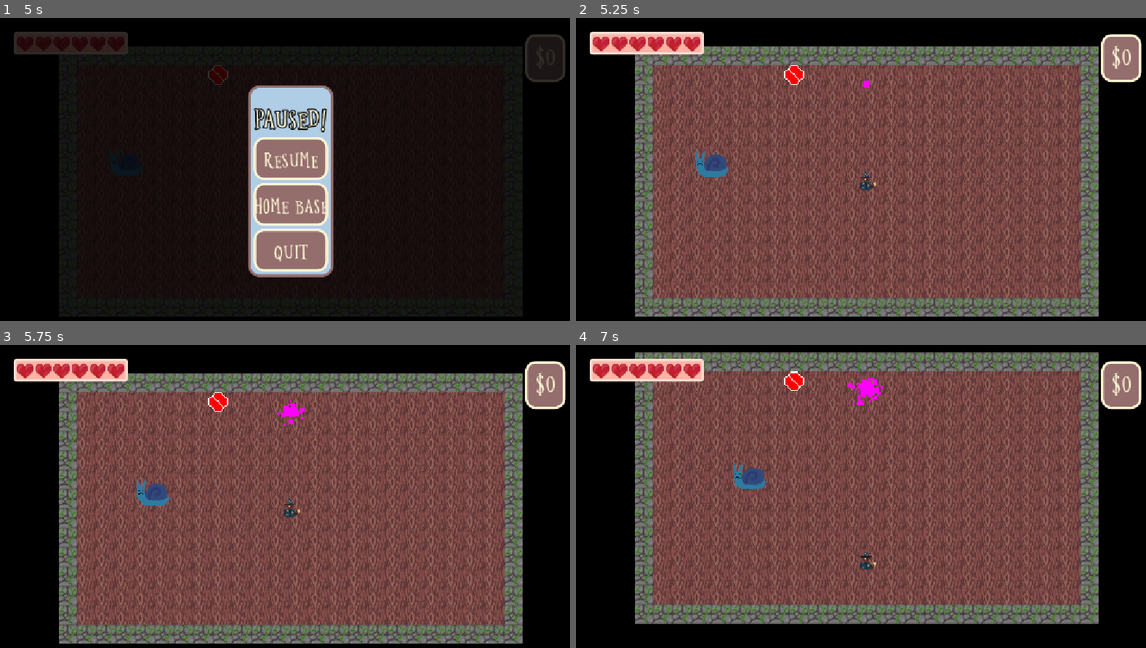
Above: before the commit, frames 1-4 (two rows, left to right).
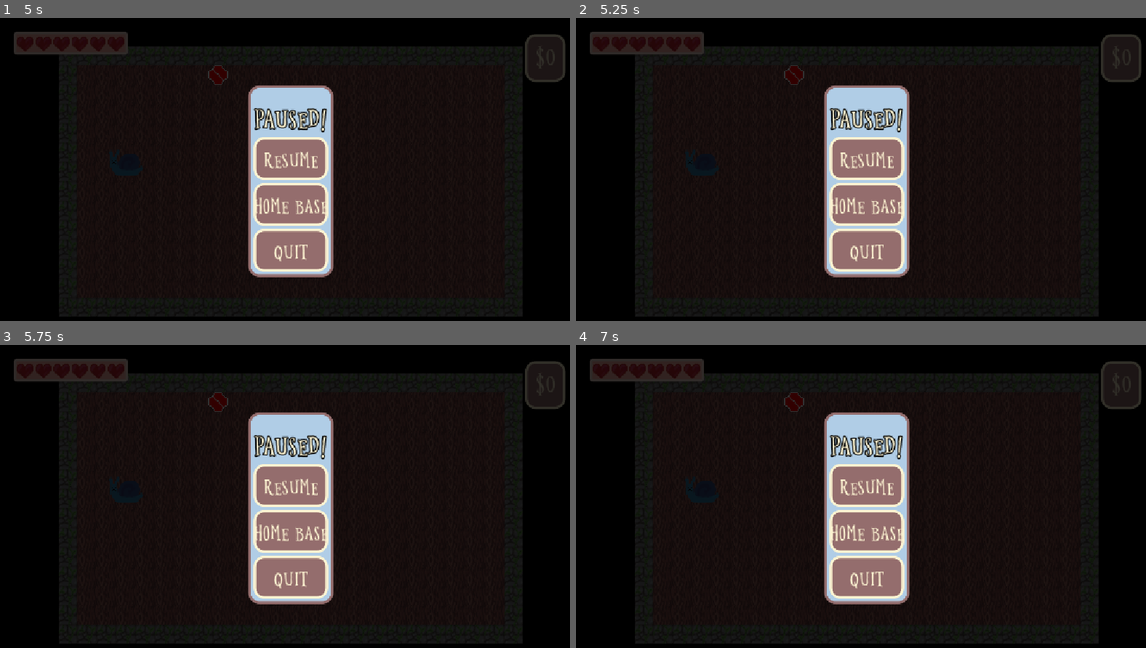
Above: after the commit, the same moments.

Repository: teganmy/wizard-cat-cat-wizard
Game: Godot game, scene res://levels/home_base.tscn
The game is run twice, just before and just after one commit, with the same random seed, the same clock (stepped at 60 frames per second) and the same inputs. This scene is started directly instead of the project's main scene.
Inputs (mouse positions are in pixels of both pictures, inside the frame that each line leads up to):
- Up to frame 1 (5 s): tap Enter (confirm_button) at 0.5, 0.6, 1.25, 2, 2.75, 3.5, 3.6 s; move the mouse to (416, 166) at 0.52 s; hold Right (player_right) 0.53-1.28 s; move the mouse to (176, 196) at 1.27 s; hold Down (player_down) 1.28-2.03 s; tap Space (fire) at 1.35, 4.35 s; move the mouse to (347, 108) at 2.02 s; hold Right (player_right) 2.03-2.78 s; tap Shift (player_dodge) at 2.1 s; move the mouse to (262, 248) at 2.77 s; hold W (player_up) 2.78-3.53 s; tap Q (secondary_fire) at 2.85 s; move the mouse to (467, 230) at 3.52 s; hold Left (player_left) from 3.53 s (still down); tap Escape (pause) at 4.15 s; move the mouse to (114, 133) at 4.27 s
- Up to frame 2 (5.25 s): release Left (player_left) at 5 s; click "Resume" at 5 s
- Up to frame 3 (5.75 s): no input
- Up to frame 4 (7 s): click (866, 532) at 5.75 s, where only the run after the commit has a clickable "Home Base"; move the mouse to (895, 508) at 6.52 s; hold Down (player_down) from 6.53 s (still down); tap Shift (player_dodge) at 6.6 s

Frame 1 is identical in both runs. In frame 2, 74% of the frame differs, in the area x 2-100%, y 4-99%; in frame 3, 74%; in frame 4, 75%, in the area x 2-100%, y 2-99%.
Error in both runs: Out of bounds get index '0' (on base: 'Array[String]') (res://save.gd:15)

Commit message:
Added boss life bar

Diff:
--- /dev/null
+++ b/wizard-cat-game/UI/boss_bar.gd
@@ -0,0 +1,45 @@
+extends Control
+
+
+@export var label: Label
+@export var bar: ProgressBar
+
+var connected_health: Health
+var boss_name: String
+var tween: Tween
+
+func _ready() -> void:
+	hide()
+	modulate.a = 0.0
+	get_tree().current_scene.boss_spawned.connect(_on_boss_spawned)
+	get_tree().current_scene.boss_defeated.connect(deactivate)
+
+func _on_boss_spawned(new_name: String, health: Health) -> void:
+	boss_name = new_name
+	connected_health = health
+	activate()
+
+
+func activate() -> void:
+	if connected_health:
+		connected_health.changed.connect(_on_health_changed)
+		bar.max_value = connected_health.max_health
+		bar.value = bar.max_value
+	if boss_name:
+		label.text = boss_name
+	show()
+	if tween and tween.is_running():
+		tween.kill()
+	tween = create_tween()
+	tween.tween_property(self, "modulate:a", 1.0, 1.0)
+
+func deactivate() -> void:
+	if tween and tween.is_running():
+		tween.kill()
+	tween = create_tween()
+	tween.tween_property(self, "modulate:a", 0.0, 1.0)
+	await tween.finished
+	hide()
+
+func _on_health_changed(current: int) -> void:
+	bar.value = current
--- /dev/null
+++ b/wizard-cat-game/UI/boss_bar.tscn
@@ -0,0 +1,42 @@
+[gd_scene format=3 uid="uid://bj1whtrt5egb2"]
+
+[ext_resource type="Script" uid="uid://cabquy35tjyc5" path="res://UI/boss_bar.gd" id="1_sunra"]
+
+[sub_resource type="StyleBoxEmpty" id="StyleBoxEmpty_6j02i"]
+
+[node name="BossBar" type="Control" unique_id=302076886 node_paths=PackedStringArray("label", "bar")]
+layout_mode = 3
+anchors_preset = 15
+anchor_right = 1.0
+anchor_bottom = 1.0
+grow_horizontal = 2
+grow_vertical = 2
+script = ExtResource("1_sunra")
+label = NodePath("CenterContainer/VBoxContainer/Label")
+bar = NodePath("CenterContainer/VBoxContainer/LifeBar")
+
+[node name="CenterContainer" type="CenterContainer" parent="." unique_id=1480518848]
+layout_mode = 1
+anchors_preset = 10
+anchor_right = 1.0
+grow_horizontal = 2
+pivot_offset = Vector2(0.5, 0.5)
+
+[node name="VBoxContainer" type="VBoxContainer" parent="CenterContainer" unique_id=1218973514]
+layout_mode = 2
+
+[node name="Label" type="Label" parent="CenterContainer/VBoxContainer" unique_id=600528816]
+layout_mode = 2
+theme_override_constants/outline_size = 5
+theme_override_font_sizes/font_size = 40
+theme_override_styles/normal = SubResource("StyleBoxEmpty_6j02i")
+text = "BOSS NAME"
+horizontal_alignment = 1
+vertical_alignment = 1
+
+[node name="LifeBar" type="ProgressBar" parent="CenterContainer/VBoxContainer" unique_id=1628077853]
+custom_minimum_size = Vector2(500, 15)
+layout_mode = 2
+max_value = 10.0
+value = 10.0
+show_percentage = false
--- a/wizard-cat-game/UI/hud.gd
+++ b/wizard-cat-game/UI/hud.gd
@@ -1,14 +1,16 @@
 extends Control
 
-@onready var money_label := $MarginContainer/MoneyLabel
+@export var money_label: Label
+@export var tutorial_popup: Popup
+@export var pause_rect: ColorRect
 
 func _ready() -> void:
 	PlayerState.currency_changed.connect(_on_currency_changed)
 	_on_currency_changed(PlayerState.currency)
 	if PlayerState.player_is_new:
-		$TutorialPopup.popup_centered()
+		tutorial_popup.popup_centered()
 		get_tree().set_deferred("paused", true)
-		$PauseRect.show()
+		pause_rect.show()
 		PlayerState.player_is_new = false
 	else:
 		get_tree().current_scene.enter()
@@ -18,5 +20,5 @@
 
 func _on_tutorial_popup_popup_hide() -> void:
 	get_tree().set_deferred("paused", false)
-	$PauseRect.hide()
+	pause_rect.hide()
 	get_tree().current_scene.enter()
--- a/wizard-cat-game/UI/hud.tscn
+++ b/wizard-cat-game/UI/hud.tscn
@@ -7,6 +7,7 @@
 [ext_resource type="Script" uid="uid://cp8f4cqmnbsvk" path="res://UI/pause_menu.gd" id="5_quk1y"]
 [ext_resource type="Script" uid="uid://dq2js0a13n6oc" path="res://components/button_tween.gd" id="6_quk1y"]
 [ext_resource type="Script" uid="uid://bsm781q6jn3fy" path="res://UI/confirm_menu.gd" id="8_i0a73"]
+[ext_resource type="PackedScene" uid="uid://bj1whtrt5egb2" path="res://UI/boss_bar.tscn" id="8_pf7ph"]
 
 [sub_resource type="StyleBoxFlat" id="StyleBoxFlat_quk1y"]
 content_margin_left = 10.0
@@ -57,7 +58,7 @@
 
 [sub_resource type="StyleBoxEmpty" id="StyleBoxEmpty_0j753"]
 
-[node name="HUD" type="Control" unique_id=1381849764]
+[node name="HUD" type="Control" unique_id=1381849764 node_paths=PackedStringArray("money_label", "tutorial_popup", "pause_rect")]
 layout_mode = 3
 anchors_preset = 15
 anchor_right = 1.0
@@ -66,6 +67,9 @@
 grow_vertical = 2
 theme = SubResource("Theme_1m68m")
 script = ExtResource("1_px13d")
+money_label = NodePath("MarginContainer/MoneyLabel")
+tutorial_popup = NodePath("TutorialPopup")
+pause_rect = NodePath("PauseRect")
 
 [node name="MarginContainer" type="MarginContainer" parent="." unique_id=414647905]
 layout_mode = 1
@@ -127,7 +131,7 @@
 offset_left = 10.0
 offset_top = 10.0
 offset_right = 310.0
-offset_bottom = 360.0
+offset_bottom = 310.0
 grow_horizontal = 2
 grow_vertical = 2
 text = "WASD to move
@@ -225,6 +229,10 @@
 active = false
 metadata/_custom_type_script = "uid://dq2js0a13n6oc"
 
+[node name="BossBar" parent="." unique_id=302076886 instance=ExtResource("8_pf7ph")]
+visible = false
+layout_mode = 1
+
 [connection signal="popup_hide" from="TutorialPopup" to="." method="_on_tutorial_popup_popup_hide"]
 [connection signal="pressed" from="PauseMenu/PanelContainer/VBoxContainer/ResumeButton" to="PauseMenu" method="_on_resume_button_pressed"]
 [connection signal="pressed" from="PauseMenu/PanelContainer/VBoxContainer/HomeButton" to="PauseMenu" method="_on_home_button_pressed"]
--- a/wizard-cat-game/enemies/bosses/boss.gd
+++ b/wizard-cat-game/enemies/bosses/boss.gd
@@ -7,6 +7,7 @@
 @export var nav_agent: NavigationAgent2D
 @export var sprite: Sprite2D
 
+var boss_name: String
 var attack_timing: float
 var attacks: Array[BossAttack]
 var move_speed: float
@@ -25,6 +26,7 @@
 signal defeated
 
 func _ready() -> void:
+	boss_name = def.name
 	attack_timing = def.attack_timing
 	attacks = def.attacks
 	move_speed = def.move_speed
@@ -43,6 +45,7 @@
 	attack_timer.timeout.connect(_attack)
 	add_child(attack_timer)
 	attack_timer.start()
+	get_tree().current_scene.spawn_boss(self)
 
 func _physics_process(_delta: float) -> void:
 	if not is_instance_valid(target):
--- a/wizard-cat-game/enemies/bosses/defs/boss_def.gd
+++ b/wizard-cat-game/enemies/bosses/defs/boss_def.gd
@@ -1,6 +1,7 @@
 class_name BossDef
 extends Resource
 
+@export var name: String
 @export var sprite: Texture2D
 @export var modulate: Color = Color.WHITE
 
--- a/wizard-cat-game/levels/level.gd
+++ b/wizard-cat-game/levels/level.gd
@@ -8,6 +8,8 @@
 signal wave(num: int)
 signal room_changed
 signal room_defeated
+signal boss_spawned(name: String, health: Health)
+signal boss_defeated
 
 enum STATE {ACTIVE, INACTIVE}
 var pausable: bool = false
@@ -57,3 +59,7 @@
 			pausable = true
 		STATE.INACTIVE:
 			pausable = false
+
+func spawn_boss(boss: CharacterBody2D) -> void:
+	boss_spawned.emit(boss.boss_name, boss.health)
+	boss.defeated.connect(boss_defeated.emit)
Not shown, added: wizard-cat-game/UI/boss_bar.gd.uid
